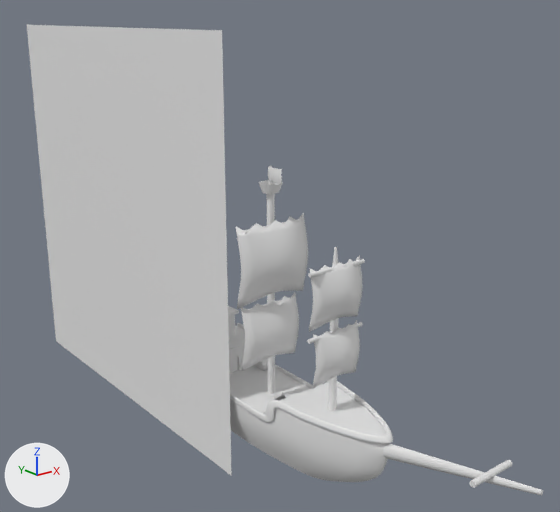
The Blender file Enviroment/Pirate ship.blend as it was, and as the next commit left it.
Rendered twice from a camera (50 mm lens) standing at (-43.8, -58.8, 37.8) and looking at (3.9, 0.8, 13.9). Arrows for +X, +Y and +Z are at lower left; the lights stay in place.

Script lines for the objects in view, before the commit:
```python
ob_cylinder = bpy.data.objects.new('Cylinder', me_cylinder_001)
ob_cylinder.location = (0.0, -2.4, 0.7)
ob_plane_002 = bpy.data.objects.new('Plane.002', me_plane_012)
ob_plane_002.location = (-4.5, 20.1, 14.5)
ob_plane_002.rotation_euler = (1.571, 0.0, 1.571)  # degrees (90, 0, 90)
ob_plane_002.scale = (21.9, 21.9, 21.9)
ob_ship_001 = bpy.data.objects.new('Ship.001', cu_ship_001)
ob_ship_001.location = (0.0, 0.0, -0.8)
ob_ship_001.scale = (1.4, 3.33, 2.32)
# also in view: 'Sail' at (-0.2, -4.1, 15.3); 'Sail.002' at (-0.5, -3.9, 8.1); 'Ship' at (0.0, -8.5, 1.4); 'Sail.004' at (0.1, -12.4, 14.4); 'Sail.005' at (0.1, -12.6, 8.6)
```
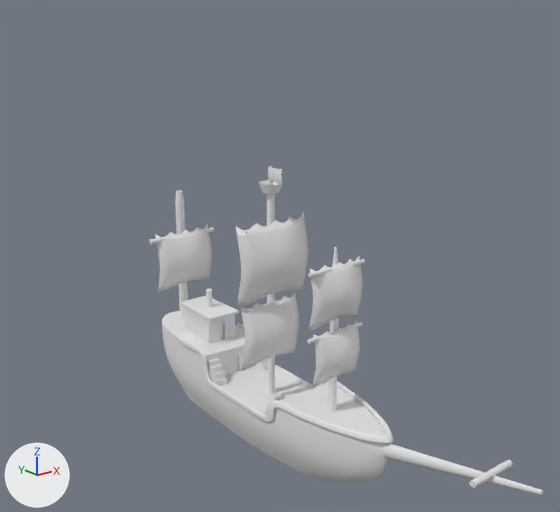
What changed in the scene script:
```text
Change ob_plane_002:
    add ob_plane_002.hide_set(True)
```

Changed parts and their boxes (x1, y1, x2, y2) in the pictures (560 x 512 px):
'Plane.002', hidden
    before: (27, 25, 232, 476)
'Sail.007', unchanged, uncovered by the edit
    after: (155, 224, 212, 293)
